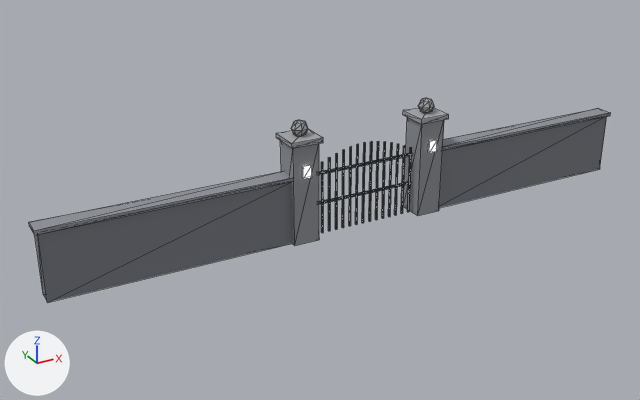
Before and after pictures for a commit that changed the glTF model new-game-project/assets/modelos/escenario/verja_mansion.glb.
Before and after are seen from a 50 mm camera at (-14.52, -23.36, 12.88) aimed at (-1.49, 0.32, 1.04). The lights are fixed; the arrows at lower left show +X, +Y and +Z. The older version comes first. Mesh edges are drawn as thin lines. Vertices at exactly the same position are counted once.

Objects in the first picture: 'VerjaMansion'.
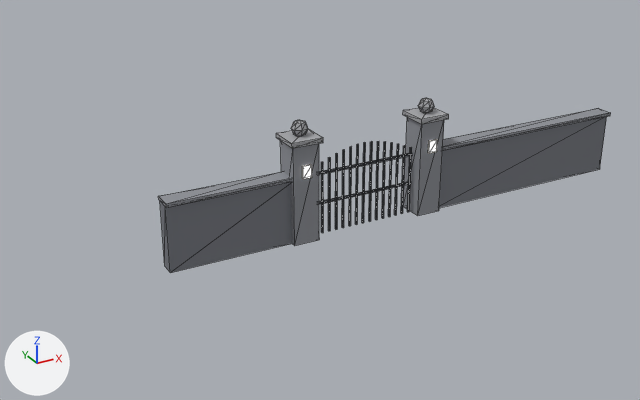
Changed parts and their boxes (x1, y1, x2, y2) in the pictures (640 x 400 px; the box of a moved part takes in the faces that stretch with it):
```json
{"object": "VerjaMansion", "change": "reshaped", "before": [29, 98, 611, 303], "after": [158, 98, 611, 273], "on screen": "22% narrower, 15% shorter"}
{"part": 1, "of": "me_verjamansion", "change": "moved or reshaped", "before": [29, 171, 292, 303], "after": [158, 171, 292, 273]}
```

The change, as JSON lines over the scene's bpy script:
```json
{"block": "me_verjamansion", "where": "# used by ob_verjamansion; location = (0.0, 0.0, 0.0)"}
{"block": "me_verjamansion", "where": "# before: 1 (-10.7, 0.2, 0.0) at pixel (43, 294), 2 (-10.7, 0.2, 2.2), 4 (-10.7, -0.2, 0.0) at pixel (47, 302), 7 (-10.7, -0.2, 2.2) at pixel (37, 233), 9 (-10.8, 0.3, 2.2) at pixel (29, 226)"}
{"block": "me_verjamansion", "where": "# before: 10 (-10.8, 0.3, 2.3) at pixel (28, 222), 12 (-10.8, -0.3, 2.2) at pixel (34, 235), 15 (-10.8, -0.3, 2.3) at pixel (33, 231)"}
{"op": "remove", "block": "me_verjamansion", "code": "me_verjamansion.from_pydata(...)  # 262 vertices, 408 faces; spans x -10.8..10.8, y -0.6..0.6, z 0.0..4.1"}
{"op": "add", "block": "me_verjamansion", "code": "me_verjamansion.from_pydata(...)  # 262 vertices, 408 faces; spans x -7.0..10.8, y -0.6..0.6, z 0.0..4.1"}
{"block": "me_verjamansion", "change": "me_verjamansion part 1"}
{"op": "add", "block": "me_verjamansion", "code": "for i in [1, 2, 4, 7]: me_verjamansion.vertices[i].co += Vector((3.7, 0.0, 0.0))"}
{"op": "add", "block": "me_verjamansion", "code": "for i in [9, 10, 12, 15]: me_verjamansion.vertices[i].co += Vector((3.8, 0.0, 0.0))"}
```
